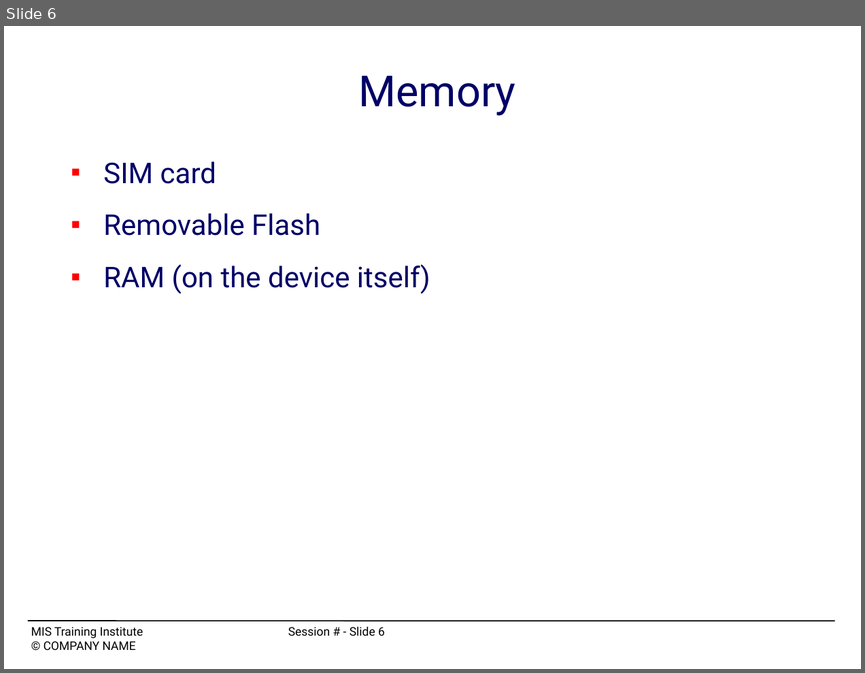
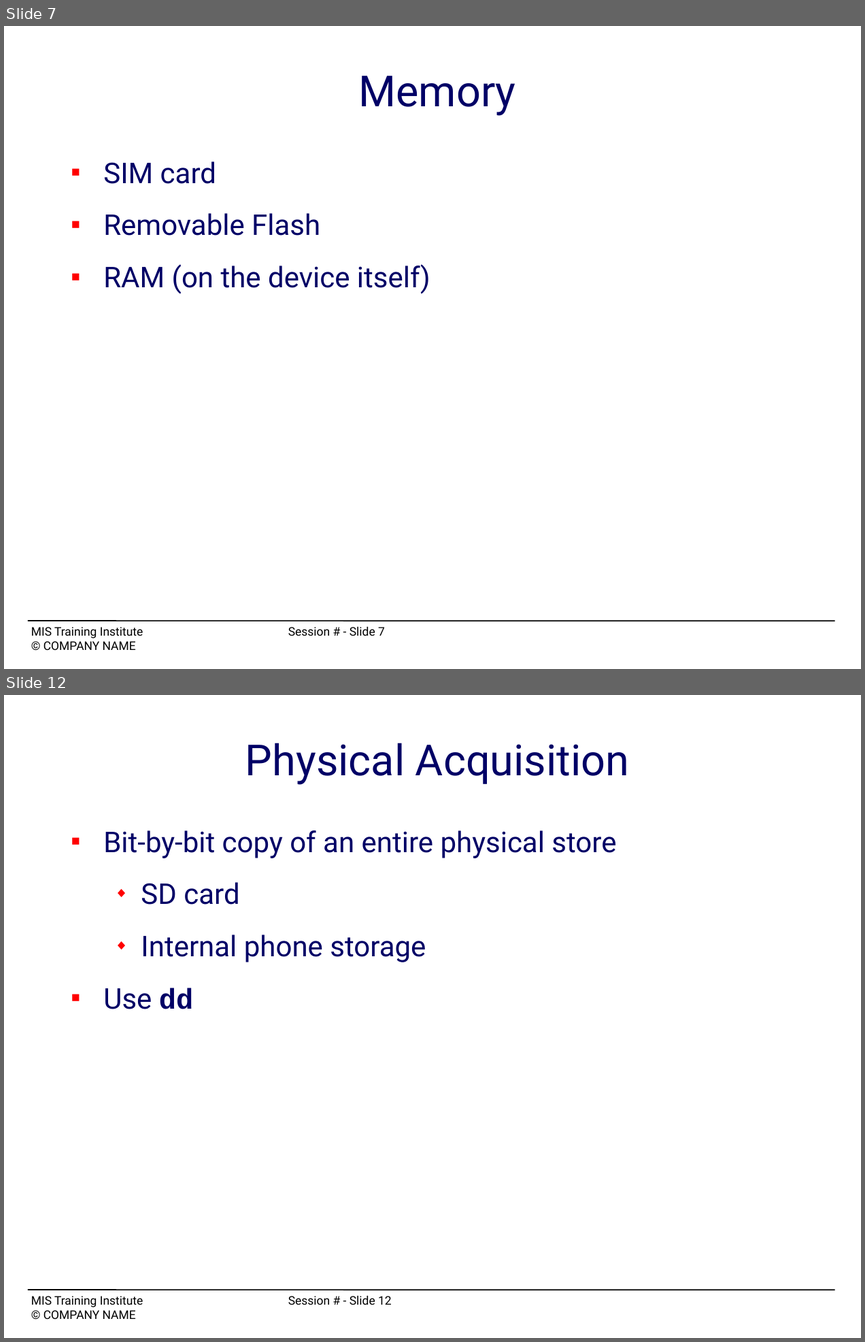
Before and after one commit to mchow01/Security, a slide deck: forensics/android/OS12_C4-mchow.ppt. Shown one above the other, each under a label of ours: slide 6 before the commit, slides 7 and 12 after it; the slides between them are not shown. The pictures are 865x673 and 865x1342 pixels, drawn with LibreOffice and Linux fonts; fonts in the diff are those of the drawing. Boxes give left, top, right and bottom in pixels: in the first picture for what was removed or moved away, otherwise in the second. Text is boxed around its words. In the diff, an @@ line names an element or a change of style, - is before the commit and + after.

```diff
--- a/forensics/android/OS12_C4-mchow.ppt
+++ b/forensics/android/OS12_C4-mchow.ppt
@@ slide 12 added at bbox=[4, 695, 861, 1338], background #FFFFFF; not listed: 2 template elements that a slide beside it also shows @@
@@ title added at bbox=[245, 743, 629, 785], 36 pt, text #000066 @@
+Physical Acquisition
@@ text added at bbox=[103, 830, 616, 1009], 24 pt, text #000066 @@
+■ Bit-by-bit copy of an entire physical store
+  ◆ SD card
+  ◆ Internal phone storage
+■ Use dd
@@ what was slide 6 is now slide 7 @@
@@ text at bbox=[31, 626, 385, 638]: text changed @@
-MIS Training Institute Session # - Slide 6
+MIS Training Institute Session # - Slide 7
```
Also in this commit, not shown: 4 slides changed, 7 other slides added, 7 slides removed, 1 other file.
